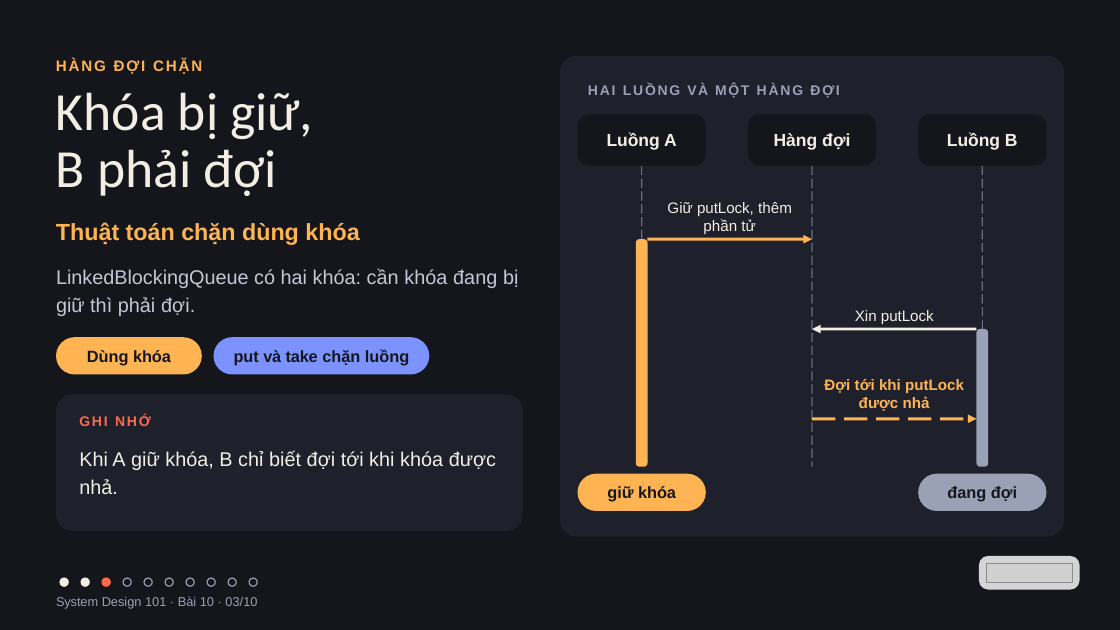
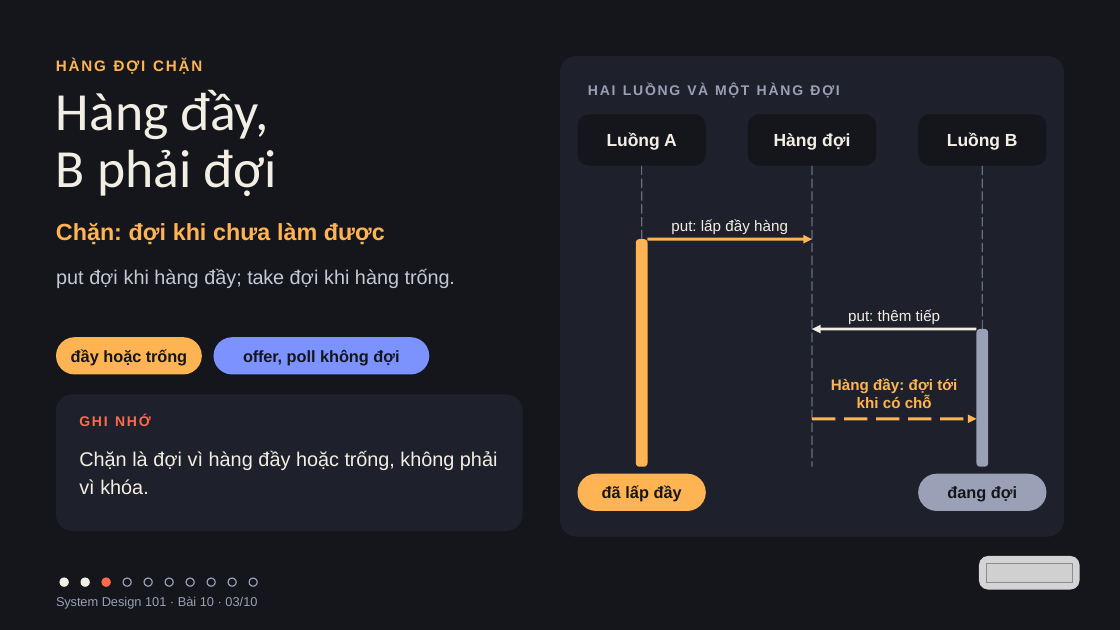
Before and after one commit to vohoailinh90/tool-marketing-studio, a slide deck: slide 3 of system-design-101/vi/lessons/sd-10-010/slides/sd-10-010.pptx. Drawn at 1120x630 pixels with LibreOffice and Linux fonts; fonts in the diff are those of the drawing; grey boxes stand for pictures. Boxes give left, top, right and bottom in pixels: in the first picture for what was removed or moved away, otherwise in the second. Text is boxed around its words. In the diff, an @@ line names an element or a change of style, - is before the commit and + after.

```diff
--- a/system-design-101/vi/lessons/sd-10-010/slides/sd-10-010.pptx
+++ b/system-design-101/vi/lessons/sd-10-010/slides/sd-10-010.pptx
@@ text at (56, 89, 269, 140): text changed @@
-Khóa bị giữ,
+Hàng đầy,
@@ text at (56, 223, 385, 244): text changed @@
-Thuật toán chặn dùng khóa
+Chặn: đợi khi chưa làm được
@@ text at (671, 219, 788, 234): text changed @@
-Giữ putLock, thêm phần tử
+put: lấp đầy hàng
@@ text at (56, 268, 455, 288): text changed @@
-LinkedBlockingQueue có hai khóa: cần khóa đang bị giữ thì phải đợi.
+put đợi khi hàng đầy; take đợi khi hàng trống.
@@ text at (848, 309, 940, 324): text changed @@
-Xin putLock
+put: thêm tiếp
@@ text in rounded rectangle at (71, 349, 187, 366): text changed @@
-Dùng khóa
+đầy hoặc trống
@@ text in rounded rectangle at (243, 349, 399, 366): text changed @@
-put và take chặn luồng
+offer, poll không đợi
@@ text at (831, 378, 957, 408): text changed @@
-Đợi tới khi putLock được nhả
+Hàng đầy: đợi tới khi có chỗ
@@ text at (79, 450, 498, 494): text changed @@
-Khi A giữ khóa, B chỉ biết đợi tới khi khóa được nhả.
+Chặn là đợi vì hàng đầy hoặc trống, không phải vì khóa.
@@ text in rounded rectangle at (602, 485, 682, 502): text changed @@
-giữ khóa
+đã lấp đầy
```
Also in this commit, not shown: 3 other slides changed.
